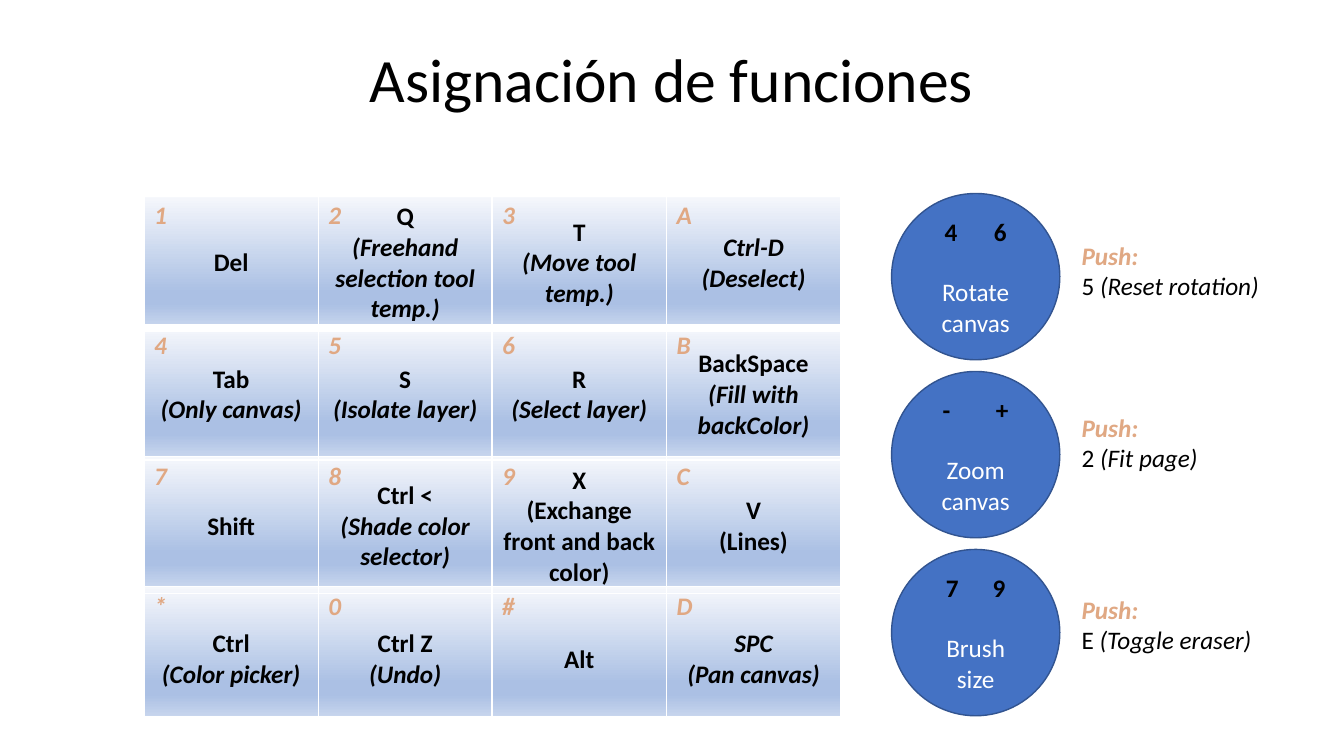
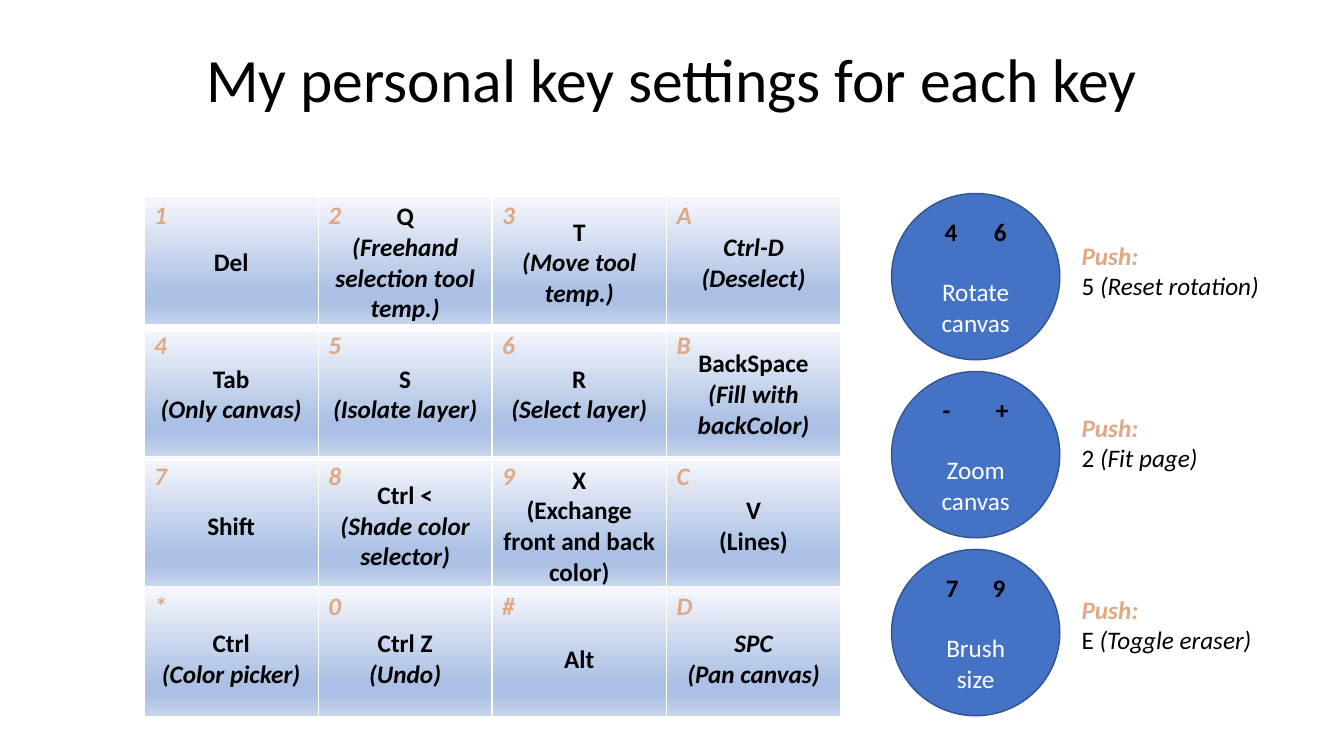
Before and after one commit to Alonsog2/InputDeviceForDrawingTablet, a slide deck: slide 2 of DOC/Esquema.pptx. Drawn at 1344x756 pixels with LibreOffice and Linux fonts; fonts in the diff are those of the drawing. Boxes give left, top, right and bottom in pixels: in the first picture for what was removed or moved away, otherwise in the second. Text is boxed around its words. In the diff, an @@ line names an element or a change of style, - is before the commit and + after.

```diff
--- a/DOC/Esquema.pptx
+++ b/DOC/Esquema.pptx
@@ title at (x1=206, y1=59, x2=1137, y2=113): text changed @@
-Asignación de funciones
+My personal key settings for each key
```
Also in this commit, not shown: 1 other file.
